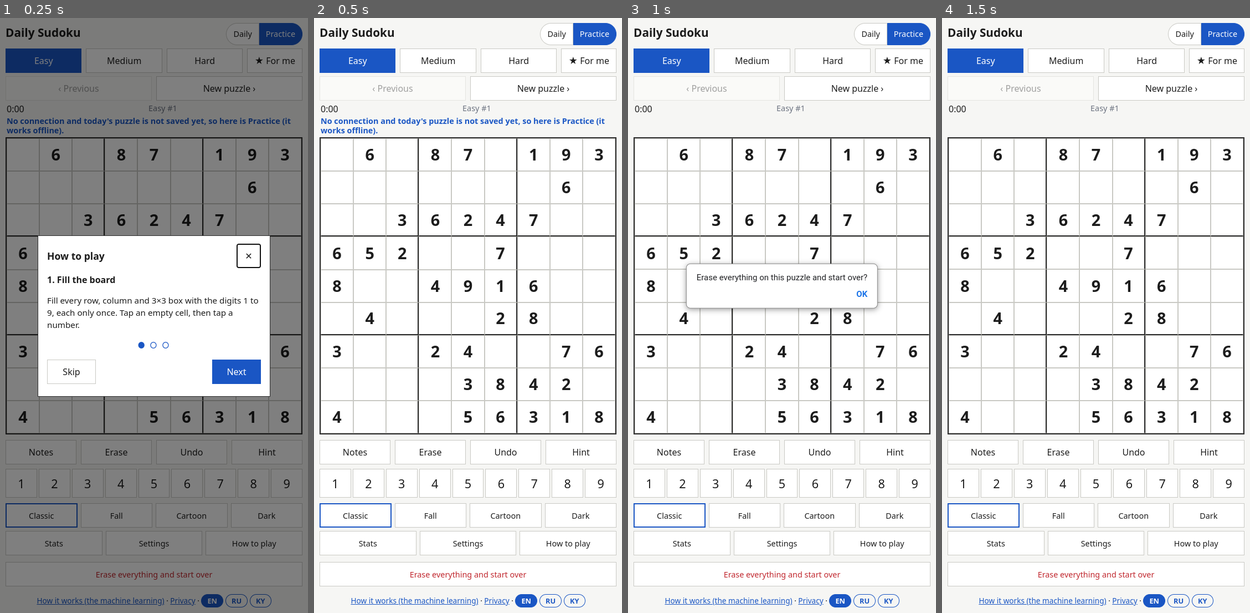
Above: before the commit, frames 1-4 (left to right).
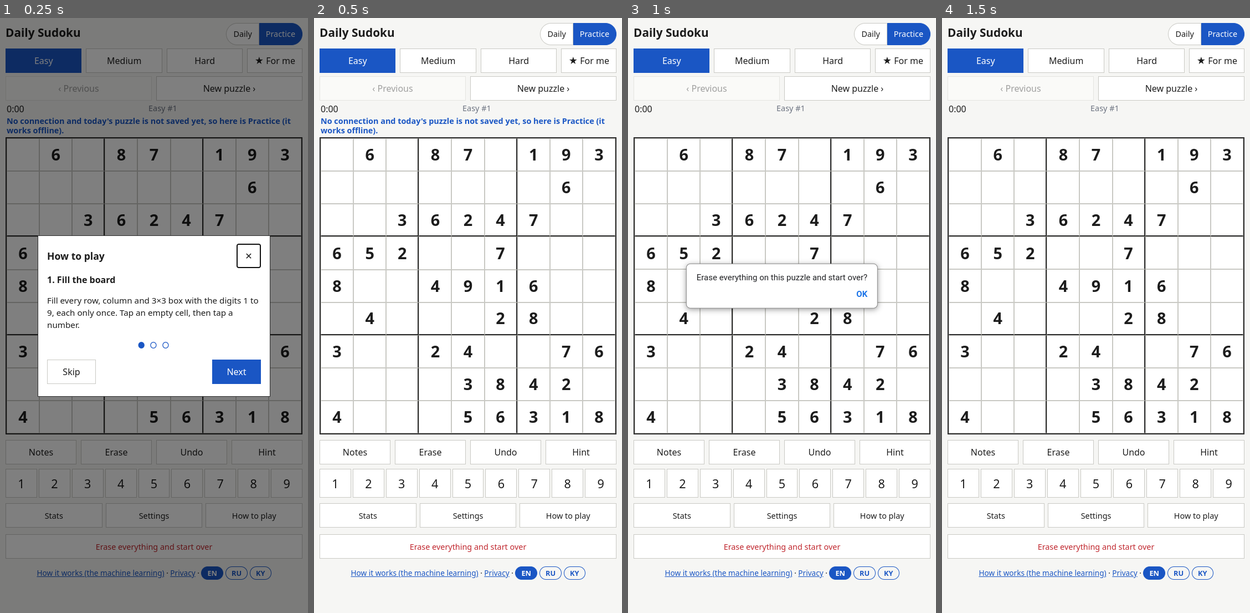
Above: after the commit, the same moments.

Repository: aiyma-a/daily-sudoku
Game: browser game, page docs/index.html
Two runs of this game, one before a commit and one after it. Both use one fixed random seed, a clock stepped at 60 frames per second and the inputs below. When the page shows a pop-up message, it is drawn as a white box for half a second while everything else waits; a line starting with > is the answer the replay typed.
Inputs:
- Up to frame 1 (0.25 s): no input
- Up to frame 2 (0.5 s): click "Skip" at 0.27 s
- Up to frame 3 (1 s): click "Easy" at 0.52 s; click "Erase everything and start ov…" at 0.77 s
- Up to frame 4 (1.5 s): hold Right from 1.03 s (still down); tap Space at 1.1 s

The runs differ from the first frame. In frame 1, 1.8% of the frame differs, in the area x 1-99%, y 81-100%; in frame 2, 2.3%; in frame 3, 2.3%; in frame 4, 2.3%.

Commit message:
Remove all themes (picker, fall, cartoon, dark); single classic look
Co-Authored-By: Claude Sonnet 5.5 <noreply@anthropic.com>

Diff:
--- a/docs/app.js
+++ b/docs/app.js
@@ -613,21 +613,7 @@
   $("prev").addEventListener("click", () => stepPractice(-1));
   $("next").addEventListener("click", () => stepPractice(1));
 
-  // --------------------------------------------------------------- themes
-  const THEMES = ["classic", "fall", "cartoon", "dark"];
-  function setTheme(t) {
-    if (!THEMES.includes(t)) t = "classic";
-    document.body.dataset.theme = t;
-    const meta = document.querySelector('meta[name="theme-color"]');
-    if (meta) meta.content = t === "dark" ? "#121418" : "#1a56c4";
-    localStorage.setItem("ds:theme", t);
-    [...$("themes").children].forEach((b) => b.classList.toggle("active", b.dataset.pick === t));
-  }
-  $("themes").addEventListener("click", (e) => {
-    if (e.target.dataset && e.target.dataset.pick) setTheme(e.target.dataset.pick);
-  });
-  setTheme(localStorage.getItem("ds:theme") ||
-    (window.matchMedia && matchMedia("(prefers-color-scheme: dark)").matches ? "dark" : "classic"));
+  localStorage.removeItem("ds:theme");
 
   $("langs").addEventListener("click", (e) => { if (e.target.dataset.lang) window.I18n.set(e.target.dataset.lang); });
   window.onLangChange = () => { closeModal(); hint = null; tip = ""; if (st) render(); updateChrome(); };
--- a/docs/how.html
+++ b/docs/how.html
@@ -66,8 +66,6 @@
   <p><small>These models were trained on puzzles made by a program and on simulated play, not on real players yet. They learn your pace on this phone as you play.</small></p>
 </main>
 <script>
-  const th = localStorage.getItem("ds:theme");
-  if (th) document.body.dataset.theme = th;
   function bars(el, rows, fmt, lowerBetter) {
     const vals = rows.map((r) => r[1]);
     const best = lowerBetter ? Math.min(...vals) : Math.max(...vals);
--- a/docs/index.html
+++ b/docs/index.html
@@ -49,12 +49,6 @@
   </div>
   <div id="pad"></div>
   <div id="more">
-    <div id="themes" role="group" data-i18n-label="Theme" aria-label="Theme">
-      <button data-pick="classic" data-i18n="Classic">Classic</button>
-      <button data-pick="fall" data-i18n="Fall">Fall</button>
-      <button data-pick="cartoon" data-i18n="Cartoon">Cartoon</button>
-      <button data-pick="dark" data-i18n="Dark">Dark</button>
-    </div>
     <div id="menu">
       <button id="btnStats" data-i18n="Stats">Stats</button>
       <button id="btnSettings" data-i18n="Settings">Settings</button>
--- a/docs/style.css
+++ b/docs/style.css
@@ -88,69 +88,8 @@
 #pad button.used { opacity: .35; }
 #error { color: var(--conflict-text); }
 
-/* ------------------------------------------------------------- themes */
-#themes { display: flex; gap: 6px; margin: 4px 0 6px; }
-#themes button { flex: 1; min-height: 44px; padding: 6px 4px; font-size: .9rem; }
-#themes button.active { border-color: var(--accent); box-shadow: inset 0 0 0 1px var(--accent); }
-
-[data-theme="fall"] {
-  --bg: #f7ecd9;
-  --board-bg: #fffaf0;
-  --line: #d9c3a0;
-  --line-strong: #6b3f1d;
-  --text: #4a2c14;
-  --given: #5a2d0c;
-  --entry: #c2410c;
-  --note: #8a6a4a;
-  --select: #ffd9a0;
-  --peer: #fbeccf;
-  --same: #f6cf94;
-  --conflict: #f8c9b8;
-  --conflict-text: #9a1f0a;
-  --btn: #fff6e6;
-  --btn-border: #d9c3a0;
-  --accent: #b45309;
-  --radius: 8px;
-  --font: Georgia, "Times New Roman", serif;
-}
-[data-theme="fall"] body, body[data-theme="fall"] { background: var(--bg); }
-body[data-theme="fall"]::before, body[data-theme="fall"]::after {
-  position: fixed; font-size: 2.4rem; opacity: .85; pointer-events: none;
-}
-body[data-theme="fall"]::before { content: "\1F342"; bottom: 6px; left: 8px; }
-body[data-theme="fall"]::after { content: "\1F341"; bottom: 6px; right: 8px; }
-
-[data-theme="cartoon"] {
-  --bg: #fff3b0;
-  --board-bg: #ffffff;
-  --line: #ffb3d1;
-  --line-strong: #5b2a86;
-  --text: #2d1b4e;
-  --given: #5b2a86;
-  --entry: #e8284f;
-  --note: #7c5cc4;
-  --select: #a5f3fc;
-  --peer: #ffe8f3;
-  --same: #c4f1be;
-  --conflict: #ffb4b4;
-  --conflict-text: #b4002a;
-  --btn: #ffffff;
-  --btn-border: #5b2a86;
-  --accent: #ff4d94;
-  --radius: 16px;
-  --font: "Comic Sans MS", "Chalkboard SE", "Comic Neue", system-ui, sans-serif;
-}
-body[data-theme="cartoon"] { background: var(--bg); }
-[data-theme="cartoon"] #board { border-width: 4px; }
-[data-theme="cartoon"] button { border-width: 2px; font-weight: 700; box-shadow: 0 3px 0 var(--line-strong); }
-[data-theme="cartoon"] button:active { transform: translateY(3px); box-shadow: none; }
-[data-theme="cartoon"] .cell.given { font-weight: 900; }
-[data-theme="cartoon"] .cell.selected { border-radius: 8px; }
-[data-theme="cartoon"] h1::after { content: " \1F9E9"; }
-
-/* win animation (all themes; stronger in cartoon) */
+/* win animation */
 #board.win { animation: win-pop .7s ease; }
-[data-theme="cartoon"] #board.win { animation: win-wiggle 1s ease; }
 @keyframes win-pop { 0%,100% { transform: scale(1); } 40% { transform: scale(1.03); } }
 @keyframes win-wiggle {
   0%,100% { transform: rotate(0) scale(1); }
@@ -194,7 +133,7 @@
   h1 { font-size: 1.1rem; }
   #hinttext { min-height: 2.4em; }
   #pad button { min-height: 44px; }
-  #more #themes, #more #reset { margin-top: 4px; }
+  #more #reset { margin-top: 4px; }
   #how { margin: 4px 0 0; }
 }
 
@@ -244,15 +183,6 @@
 .setrow button.toggle[aria-pressed="true"], .setrow button.primary { background: var(--accent); color: #fff; border-color: var(--accent); }
 @media (orientation: landscape) and (max-height: 620px) { #menu { margin-top: 4px; } }
 
-[data-theme="dark"] {
-  --bg: #121418; --board-bg: #1c1f26; --line: #3a3f4a; --line-strong: #aab2c0;
-  --text: #e8eaee; --given: #e8eaee; --entry: #7fb0ff; --note: #9aa3b2;
-  --select: #2d4a7a; --peer: #232833; --same: #2a3b5c;
-  --conflict: #5a2428; --conflict-text: #ffb4ba;
-  --btn: #232833; --btn-border: #3a3f4a; --accent: #4f8cff; --radius: 6px;
-}
-[data-theme="dark"] .cell.given { color: var(--given); }
-[data-theme="dark"] #error, [data-theme="dark"] #reset { color: #ff9aa2; }
 body.big .cell { font-size: clamp(1.4rem, 7.6vw, 2.3rem); }
 body.big .notes span { font-size: clamp(.7rem, 3.6vw, 1rem); }
 #share { width: 100%; min-height: 48px; margin: 6px 0; background: var(--accent); color: #fff; border-color: var(--accent); font-weight: 700; }
--- a/docs/sw.js
+++ b/docs/sw.js
@@ -1,7 +1,7 @@
 "use strict";
 // Service worker: keeps the game and recent puzzles on the phone so it opens
 // and plays with no connection. Bump VERSION when the file list changes.
-const VERSION = "v1w";
+const VERSION = "v1x";
 const CACHE = `daily-sudoku-${VERSION}`;
 const SHELL = [
   "./", "index.html", "style.css", "app.js", "hint.js", "engine.js", "skill.js",
